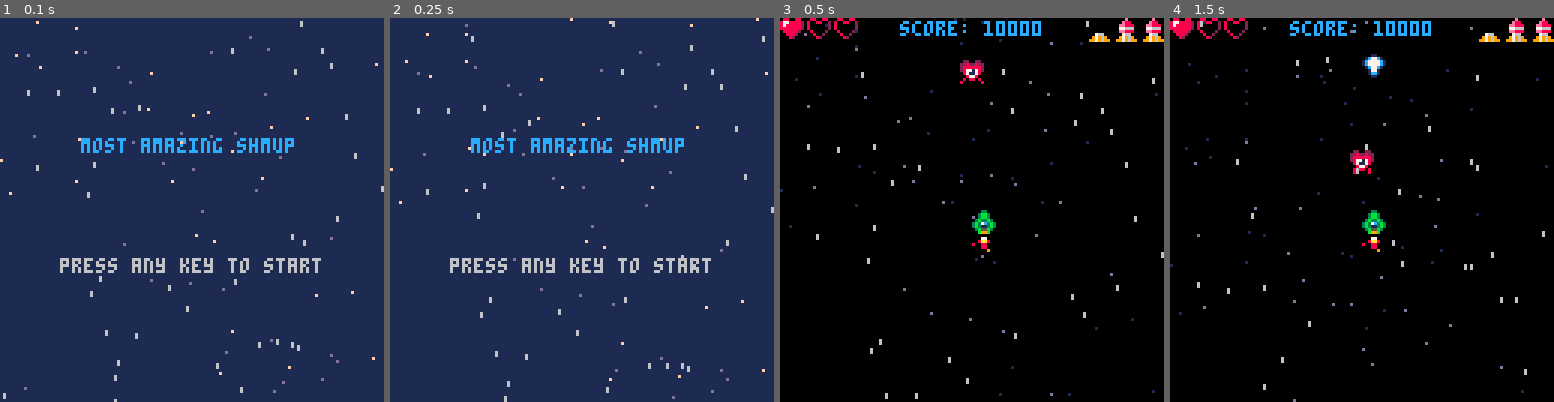
Above: before the commit, frames 1-4 (left to right).
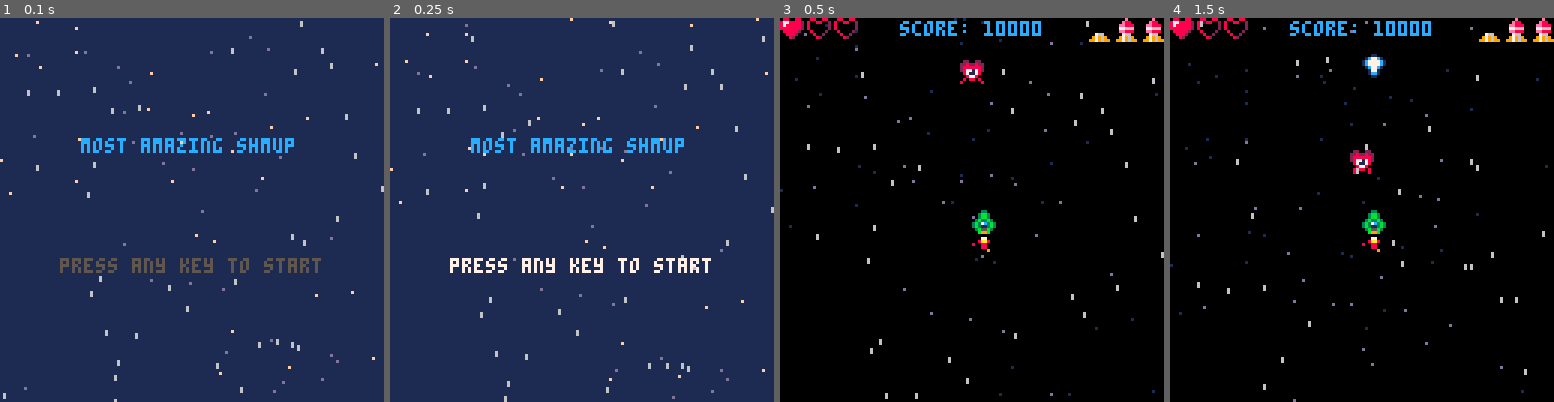
Above: after the commit, the same moments.

Repository: joaquimgamero/pico8-shmup
Game: PICO-8 cartridge shmup.p8
Same seed, same stepped clock (60 frames per second), same inputs: the game is played once before the commit and once after it.
Inputs:
- Up to frame 1 (0.1 s): no input
- Up to frame 2 (0.25 s): no input
- Up to frame 3 (0.5 s): tap X (X key) at 0.33 s
- Up to frame 4 (1.5 s): tap O (Z key) at 0.7 s; tap X (X key) at 1.07 s

The runs differ from the first frame. In frame 1, 1.1% of the frame differs, in the area x 15-84%, y 62-67%; in frame 2, 1.1%; in frame 3, nothing differs; in frame 4, nothing differs.

Commit message:
fix: small things

Diff:
--- a/shmup.p8
+++ b/shmup.p8
@@ -378,7 +378,7 @@
 
 function blink()
  local blink_anim={
-  5,5,5,5,6,6,7,7,6,6,5,5
+  5,5,5,5,5,5,6,6,7,7,6,6
  }
 
  if blink_time>count(blink_anim) then
@@ -393,7 +393,9 @@
 end
 
 function collide(a,b)
-
+ -- math
+
+ return false
 end
 __gfx__
 00000000000030000003300000033000000330000003000000000000000000000000000000000000000000000880088008800880000000000000000000000000
